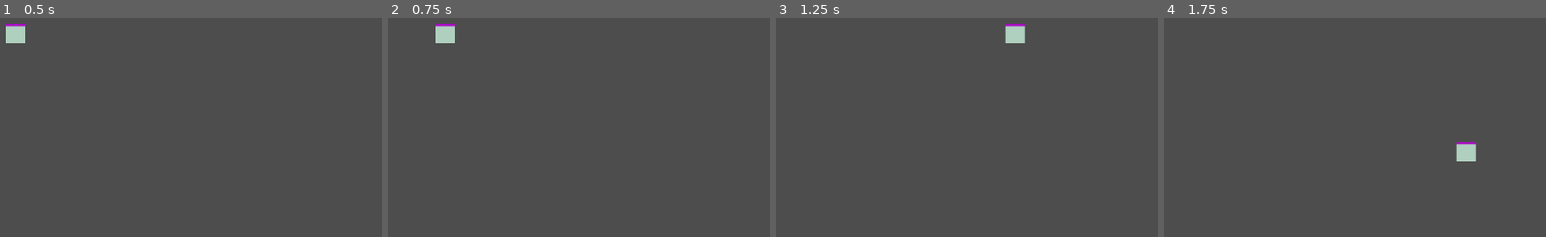
Above: before the commit, frames 1-4 (left to right).
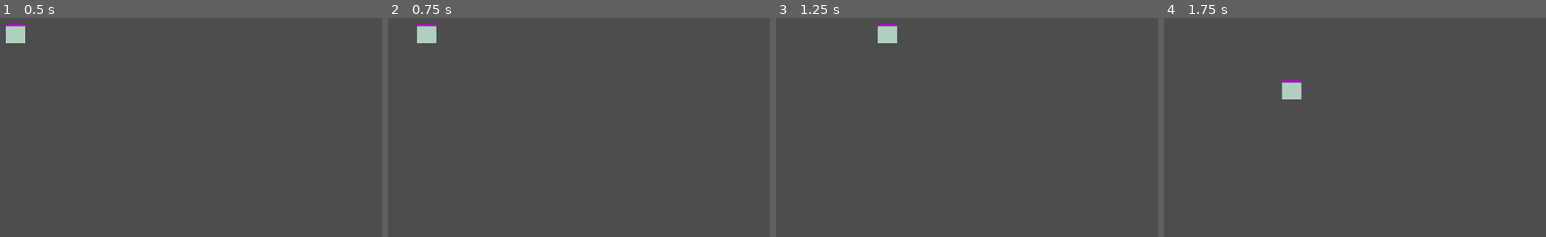
Above: after the commit, the same moments.

Repository: joakimolofsson/loot
Game: Godot game, scene res://scenes/level/level.tscn
Two runs of this game, one before a commit and one after it. Both use one fixed random seed, a clock stepped at 60 frames per second and the inputs below.
Inputs:
- Up to frame 1 (0.5 s): no input
- Up to frame 2 (0.75 s): tap Enter at 0.5 s; hold D (walk_right) from 0.53 s (still down)
- Up to frame 3 (1.25 s): keep holding D (walk_right)
- Up to frame 4 (1.75 s): release D (walk_right) at 1.28 s; hold S (walk_down) from 1.28 s (still down)

Frame 1 is identical in both runs. In frame 2, 0.9% of the frame differs, in the area x 7-18%, y 2-12%; in frame 3, 0.9%; in frame 4, 0.9%, in the area x 30-82%, y 28-66%.

Commit message:
feat: adjust player movement

Diff:
--- a/scenes/level/level.gd
+++ b/scenes/level/level.gd
@@ -7,5 +7,5 @@
 
 
 # Called every frame. 'delta' is the elapsed time since the previous frame.
-func _process(delta: float) -> void:
+func _process(_delta: float) -> void:
 	pass
--- a/scenes/player/player.gd
+++ b/scenes/player/player.gd
@@ -1,9 +1,9 @@
 extends CharacterBody2D
 
 
-@export var max_speed := 150.0
-@export var acceleration := 800.0
-@export var friction := 800.0
+@export var max_speed := 60.0
+@export var acceleration := 600.0
+@export var friction := 300.0
 
 func _physics_process(delta):
 	var input_vector = Vector2(
